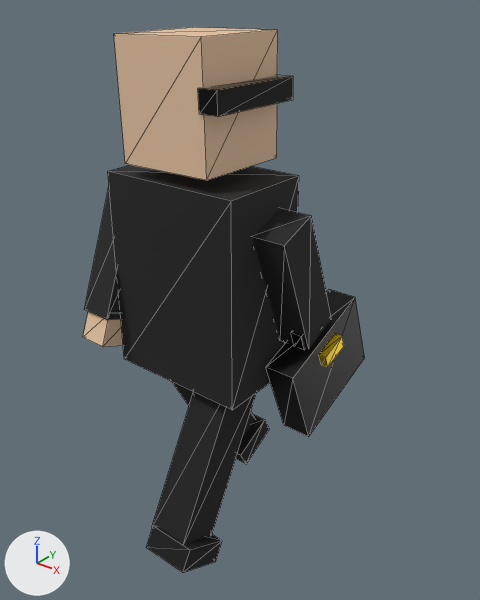
One commit to the glTF model public/assets/actors/fondo_buitre.gltf: the scene before it, then after it.
The view is the same before and after, from a 50 mm lens placed at (1.032, -1.148, 1.456), pointed at (0.071, 0.053, 0.711). Arrows for +X, +Y and +Z are at lower left; the lights stay in place. The picture after the commit comes second. Both versions are drawn at frame 5 of the action 'walk'; the numbers are the values there. Mesh edges are drawn as thin lines.

Before the edit, the objects in view are built like this:
```python
me_cabeza = bpy.data.meshes.new('cabeza')
me_cabeza.from_pydata(...)  # a box spanning x -0.5..0.5, y -0.5..0.5, z -0.5..0.5
me_cabeza.materials.append(mat_skin)  # beige #e7c4a3
ob_arml = bpy.data.objects.new('armL', None)
ob_arml.parent = ob_hips
ob_arml.location = (-0.23, 0.0, 0.44)
ob_arml.rotation_euler = (-0.371, 0.0, 0.0)  # degrees (-21, 0, 0)
ob_armr = bpy.data.objects.new('armR', None)
ob_armr.parent = ob_hips
ob_armr.location = (0.23, 0.0, 0.44)
ob_armr.rotation_euler = (0.371, 0.0, 0.0)  # degrees (21, 0, 0)
ob_head = bpy.data.objects.new('head', me_cabeza)
ob_head.parent = ob_headpivot
ob_head.location = (0.0, 0.0, 0.15)
ob_head.scale = (0.25, 0.25, 0.28)
ob_legl = bpy.data.objects.new('legL', None)
ob_legl.parent = ob_hips
ob_legl.location = (-0.09, 0.0, 0.02)
ob_legl.rotation_euler = (0.494, 0.0, 0.0)  # degrees (28, 0, 0)
ob_legr = bpy.data.objects.new('legR', None)
ob_legr.parent = ob_hips
ob_legr.location = (0.09, 0.0, 0.02)
ob_legr.rotation_euler = (-0.494, 0.0, 0.0)  # degrees (-28, 0, 0)
# also in view: 'shoeR' at (0.11, -0.228, 0.118); 'briefcase' at (0.25, 0.163, 0.541); 'armRMesh' at (0.23, 0.062, 0.802); 'armLMesh' at (-0.23, -0.062, 0.802); 'handL' at (-0.23, -0.134, 0.616)
```
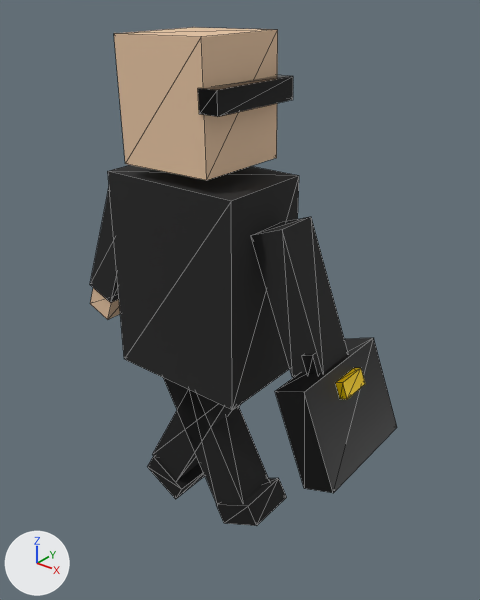
ob_arml is not drawn itself; it is the parent of ob_armlmesh, ob_handl.
ob_armr is not drawn itself; it is the parent of ob_armrmesh, ob_handr, ob_briefcase, ob_casehandle, ob_caseclasp.
ob_legl is not drawn itself; it is the parent of ob_leglmesh, ob_shoel.
ob_legr is not drawn itself; it is the parent of ob_legrmesh, ob_shoer.

Boxes (x1, y1, x2, y2) around the edits, measured in the pictures (480 x 600 px):
'briefcase', turned
    before: (266, 289, 365, 437)
    after: (275, 338, 397, 493)
'legRMesh', turned
    before: (152, 392, 256, 544)
    after: (152, 389, 241, 480)
'armRMesh', turned
    before: (253, 208, 332, 349)
    after: (252, 217, 348, 377)
'legLMesh', turned (mostly hidden before)
    before: (173, 382, 256, 438)
    after: (164, 378, 269, 504)
'shoeR', turned
    before: (146, 525, 222, 573)
    after: (148, 455, 205, 499)
'armLMesh', turned
    before: (84, 188, 122, 320)
    after: (90, 189, 119, 303)
'shoeL', turned
    before: (236, 414, 269, 464)
    after: (216, 478, 286, 526)
'handL', turned
    before: (83, 312, 123, 347)
    after: (90, 288, 120, 319)
'caseClasp', turned
    before: (319, 333, 344, 368)
    after: (336, 368, 365, 399)
'caseHandle', turned
    before: (291, 332, 305, 349)
    after: (302, 355, 319, 374)

The change, as a diff of the scene's bpy script:
```diff
--- a/public/assets/actors/fondo_buitre.gltf.py
+++ b/public/assets/actors/fondo_buitre.gltf.py
@@ ob_arml @@
 ob_arml.location = (-0.23, 0.0, 0.44)
-ob_arml.rotation_euler = (-0.371, 0.0, 0.0)  # degrees (-21, 0, 0)
+ob_arml.rotation_euler = (0.0, 0.371, 0.0)  # degrees (0, 21, 0)
@@ ob_armr @@
 ob_armr.location = (0.23, 0.0, 0.44)
-ob_armr.rotation_euler = (0.371, 0.0, 0.0)  # degrees (21, 0, 0)
+ob_armr.rotation_euler = (0.0, -0.371, 0.0)  # degrees (0, -21, 0)
@@ ob_legl @@
 ob_legl.location = (-0.09, 0.0, 0.02)
-ob_legl.rotation_euler = (0.494, 0.0, 0.0)  # degrees (28, 0, 0)
+ob_legl.rotation_euler = (0.0, -0.494, 0.0)  # degrees (0, -28, 0)
@@ ob_legr @@
 ob_legr.location = (0.09, 0.0, 0.02)
-ob_legr.rotation_euler = (-0.494, 0.0, 0.0)  # degrees (-28, 0, 0)
+ob_legr.rotation_euler = (0.0, 0.494, 0.0)  # degrees (0, 28, 0)
```
